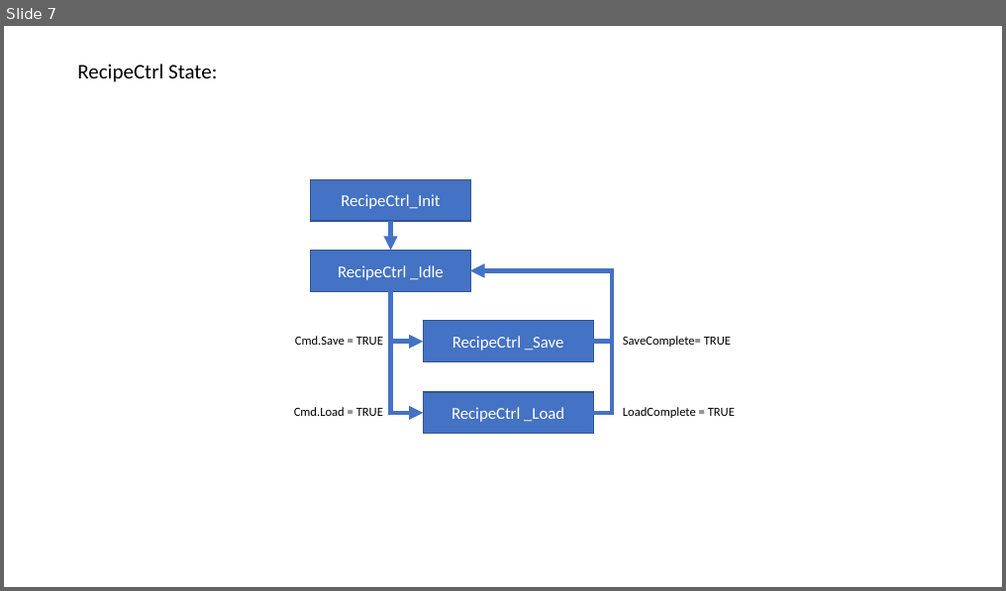
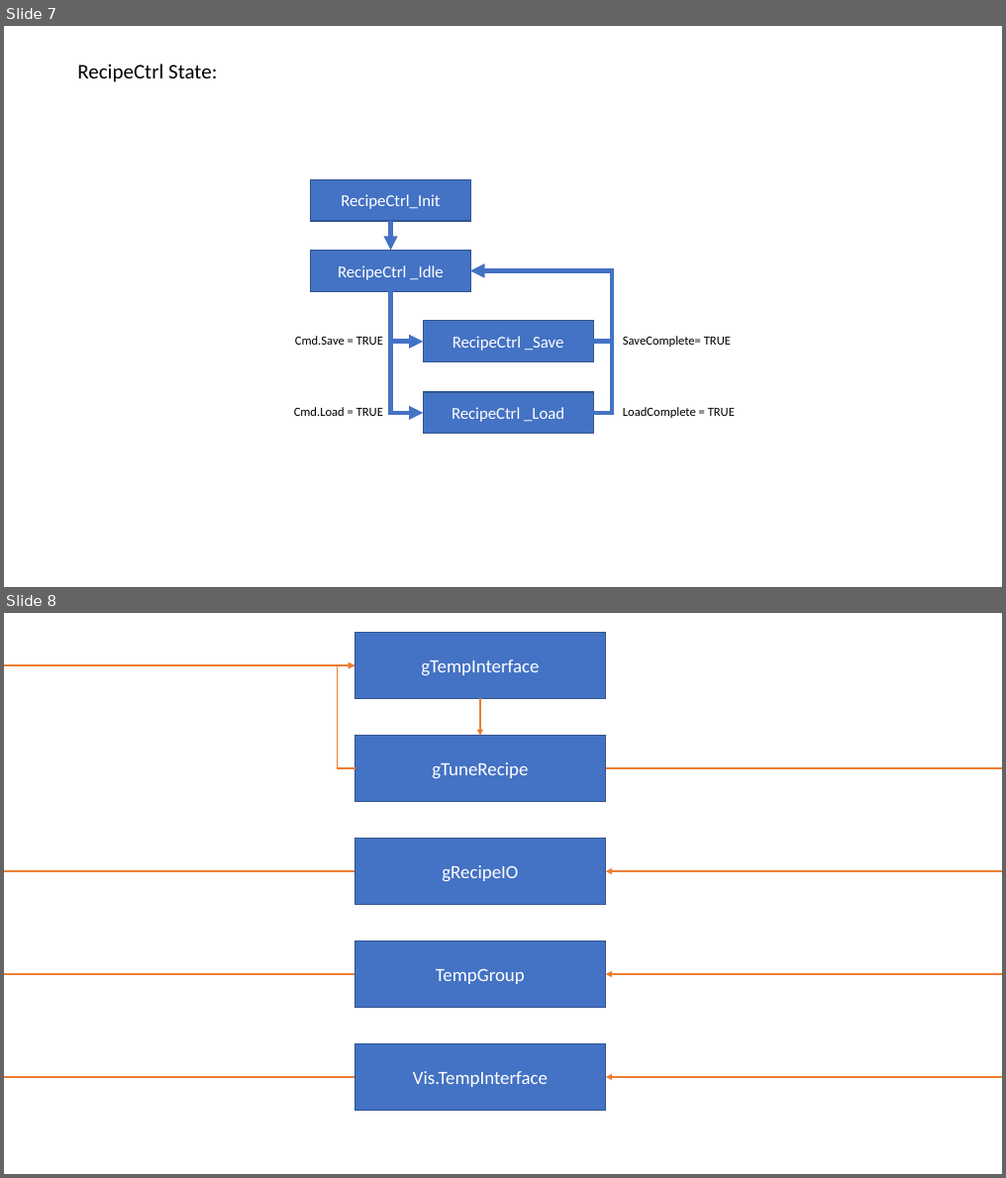
Before and after one commit to WeltyAutomation/Ecamp_PID_Lab, a slide deck: PID_Design.pptx. Shown one above the other, each under a label of ours: slide 7 before the commit, slides 7 and 8 after it. The pictures are 1006x591 and 1006x1178 pixels, drawn with LibreOffice and Linux fonts; fonts in the diff are those of the drawing. Boxes give left, top, right and bottom in pixels: in the first picture for what was removed or moved away, otherwise in the second. Text is boxed around its words. In the diff, an @@ line names an element or a change of style, - is before the commit and + after.

```diff
--- a/PID_Design.pptx
+++ b/PID_Design.pptx
@@ slide 8 added at <box>4,613,1002,1174</box>, background #FFFFFF @@
@@ rectangle added at <box>354,633,605,698</box>, fill #4472C4, outline #325491 1 pt, 18 pt, text #FFFFFF @@
+gTempInterface
@@ elbow arrow added from (354, 1077) to (354, 665), #ED7D31 1.5 pt @@
@@ elbow arrow added from (354, 974) to (354, 665), #ED7D31 1.5 pt @@
@@ elbow arrow added from (354, 871) to (354, 665), #ED7D31 1.5 pt @@
@@ elbow arrow added from (355, 768) to (354, 665), #ED7D31 1.5 pt @@
@@ arrow added from (480, 698) to (480, 736), #ED7D31 1.5 pt @@
@@ rectangle added at <box>354,736,605,802</box>, fill #4472C4, outline #325491 1 pt, 18 pt, text #FFFFFF @@
+gTuneRecipe
@@ elbow arrow added from (606, 768) to (606, 871), #ED7D31 1.5 pt @@
@@ elbow arrow added from (606, 768) to (606, 974), #ED7D31 1.5 pt @@
@@ elbow arrow added from (606, 768) to (606, 1077), #ED7D31 1.5 pt @@
@@ rectangle added at <box>354,839,605,904</box>, fill #4472C4, outline #325491 1 pt, 18 pt, text #FFFFFF @@
+gRecipeIO
@@ rectangle added at <box>354,942,605,1008</box>, fill #4472C4, outline #325491 1 pt, 18 pt, text #FFFFFF @@
+TempGroup
@@ rectangle added at <box>354,1045,605,1110</box>, fill #4472C4, outline #325491 1 pt, 18 pt, text #FFFFFF @@
+Vis.TempInterface
```
Also in this commit, not shown: 3 other files.
